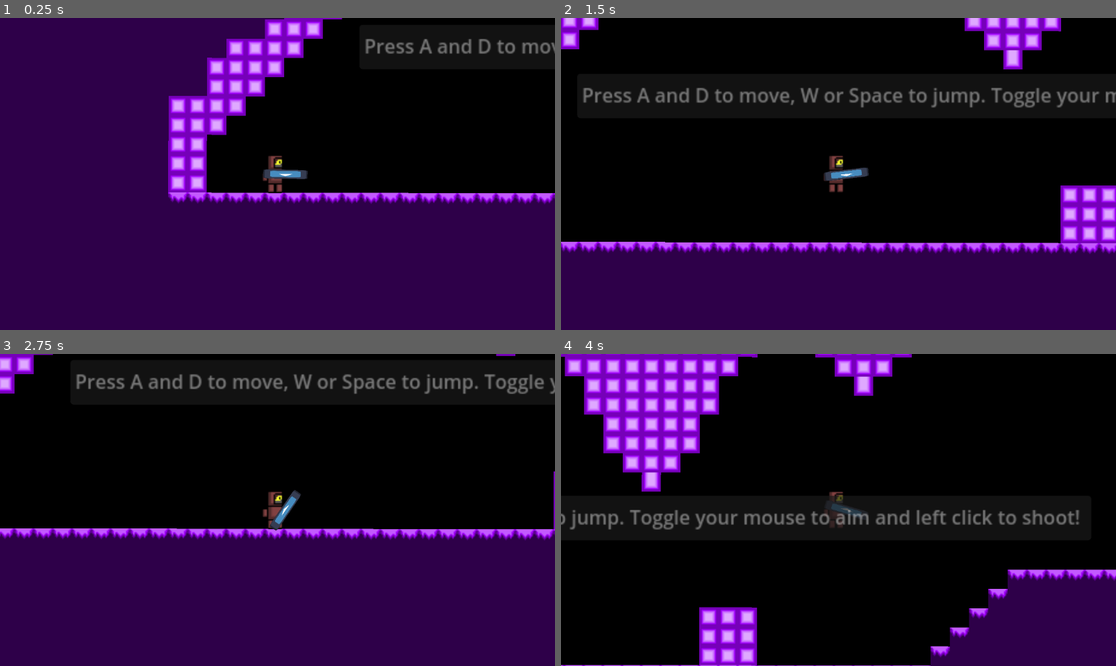
Above: before the commit, frames 1-4 (two rows, left to right).
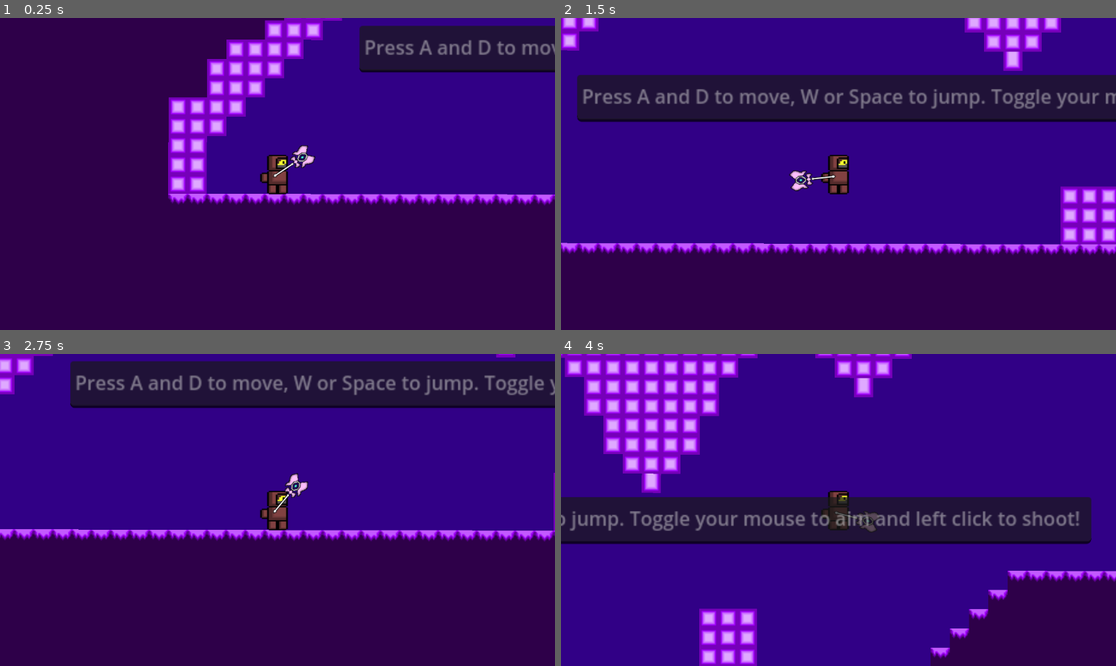
Above: after the commit, the same moments.

Repository: Wanderer22011/Underneath-It-All-year-11-game-design
Game: Godot game, scene res://scences/level_1.tscn
The game is run twice, just before and just after one commit, with the same random seed, the same clock (stepped at 60 frames per second) and the same inputs. The engine's default icon, where the game draws it, is replaced by a stand-in: a white triangle on a blue panel in a dark square.
Inputs (mouse positions are in pixels of both pictures, inside the frame that each line leads up to):
- Up to frame 1 (0.25 s): no input
- Up to frame 2 (1.5 s): tap Enter at 0.5 s; move the mouse to (960, 158) at 0.52 s; press the mouse at (960, 158) at 0.53 s; hold D (Right) from 0.53 s (still down); tap W (Jump) at 0.77 s; move the mouse to (727, 189) at 1.27 s; release the mouse at (727, 189) at 1.28 s; click (727, 189) at 1.35 s
- Up to frame 3 (2.75 s): tap W (Jump) at 1.52 s; move the mouse to (333, 441) at 2.02 s; release D (Right) at 2.03 s; press the mouse at (333, 441) at 2.03 s; hold A (Left) from 2.03 s (still down)
- Up to frame 4 (4 s): move the mouse to (810, 572) at 2.77 s; release A (Left) at 2.78 s; release the mouse at (810, 572) at 2.78 s; hold D (Right) from 2.78 s (still down); click (810, 572) at 2.85 s; tap W (Jump) at 3.02, 3.77 s; move the mouse to (1005, 556) at 3.52 s; press the mouse at (1005, 556) at 3.53 s

The runs differ from the first frame. In frame 1, 33% of the frame differs, in the area x 30-100%, y 0-61%; in frame 2, 70%; in frame 3, 57%; in frame 4, 84%, in the area x 0-100%, y 0-100%.

Commit message:
Added bullet and weapon art

Diff:
--- a/Characters/bullet.tscn
+++ b/Characters/bullet.tscn
@@ -1,7 +1,7 @@
 [gd_scene load_steps=6 format=3 uid="uid://bfyxv2kng8gyy"]
 
 [ext_resource type="Script" path="res://Scripts/bullet.gd" id="1_04f22"]
-[ext_resource type="Texture2D" uid="uid://bha3ww3pdj7pv" path="res://Pictures/icon.svg" id="1_hcyfj"]
+[ext_resource type="Texture2D" uid="uid://dgxfbtq12ab8w" path="res://Pictures/Bullets.png" id="2_b2bdl"]
 
 [sub_resource type="RectangleShape2D" id="RectangleShape2D_4j117"]
 size = Vector2(120.471, 512.001)
@@ -40,9 +40,9 @@
 scale = Vector2(6.02353, 25.6001)
 
 [node name="Sprite2D" type="Sprite2D" parent="."]
-position = Vector2(-1.90735e-06, -3.05176e-05)
-scale = Vector2(0.935662, 4.27501)
-texture = ExtResource("1_hcyfj")
+position = Vector2(2.27374e-13, 3.8147e-06)
+scale = Vector2(1.88235, 8.80002)
+texture = ExtResource("2_b2bdl")
 
 [connection signal="area_entered" from="." to="." method="_on_area_entered"]
 [connection signal="body_entered" from="." to="." method="_on_body_entered"]
--- a/Characters/main_character.tscn
+++ b/Characters/main_character.tscn
@@ -1,37 +1,38 @@
 [gd_scene load_steps=6 format=3 uid="uid://c351amaf2wxv5"]
 
-[ext_resource type="Texture2D" uid="uid://bha3ww3pdj7pv" path="res://Pictures/icon.svg" id="1_axwlm"]
 [ext_resource type="Script" path="res://Scripts/main_character.gd" id="1_u1mcy"]
 [ext_resource type="Texture2D" uid="uid://bdqbis1sbaucl" path="res://Pictures/Main_Character.png" id="2_pdujc"]
 [ext_resource type="Script" path="res://Scripts/Gun.gd" id="3_1yhi4"]
+[ext_resource type="Texture2D" uid="uid://be7ceeeqpi8a7" path="res://Pictures/Wand.png" id="3_eda0h"]
 
 [sub_resource type="RectangleShape2D" id="RectangleShape2D_gy0rc"]
-size = Vector2(50, 62)
+size = Vector2(50, 63)
 
 [node name="Main Character" type="CharacterBody2D"]
 script = ExtResource("1_u1mcy")
 
 [node name="Character" type="Sprite2D" parent="."]
-position = Vector2(-2, -0.500002)
-scale = Vector2(1.125, 1.03125)
+position = Vector2(1.43051e-06, 0)
+scale = Vector2(0.71875, 0.53125)
 texture = ExtResource("2_pdujc")
 
 [node name="CollisionShape2D" type="CollisionShape2D" parent="."]
 light_mask = 3
+position = Vector2(0, 0.75)
 scale = Vector2(0.5, 0.5)
 shape = SubResource("RectangleShape2D_gy0rc")
 
 [node name="Gun" type="Sprite2D" parent="."]
-position = Vector2(6.57813, 0.1875)
-scale = Vector2(0.287842, 0.0595703)
-texture = ExtResource("1_axwlm")
+position = Vector2(-3, 2)
+scale = Vector2(0.693734, 0.507813)
+texture = ExtResource("3_eda0h")
 script = ExtResource("3_1yhi4")
-
-[node name="Marker2D" type="Marker2D" parent="Gun"]
-position = Vector2(22.3104, -3.14754)
-scale = Vector2(2.7387, 16.8031)
 
 [node name="BulletCooldownTimer" type="Timer" parent="Gun"]
 autostart = true
 
+[node name="Marker2D" type="Marker2D" parent="Gun"]
+position = Vector2(41.4304, 1.01725e-07)
+scale = Vector2(1.34785, 2.58096)
+
 [connection signal="timeout" from="Gun/BulletCooldownTimer" to="Gun" method="_on_bullet_cooldown_timer_timeout"]
--- a/Scripts/enermy_from_spawner.gd
+++ b/Scripts/enermy_from_spawner.gd
@@ -40,6 +40,8 @@
 func _on_area_2d_body_entered(body:Node2D)-> void:
 	if body.name =="Main_Character":
 		body.respawn()
+	elif body.name =="Gun":
+		body.respawn()
 
 
 func _on_area_2d_area_entered(area):
--- a/project.godot
+++ b/project.godot
@@ -51,4 +51,4 @@
 
 renderer/rendering_method="gl_compatibility"
 renderer/rendering_method.mobile="gl_compatibility"
-environment/defaults/default_clear_color=Color(0, 0, 0, 1)
+environment/defaults/default_clear_color=Color(0.192157, 0, 0.52549, 1)
Binary file added: Pictures/Bullets.png
Not shown, added: Pictures/Bullets.png.import
Binary file changed: Pictures/Main_Character.png
Binary file added: Pictures/Wand.png
Not shown, added: Pictures/Wand.png.import
